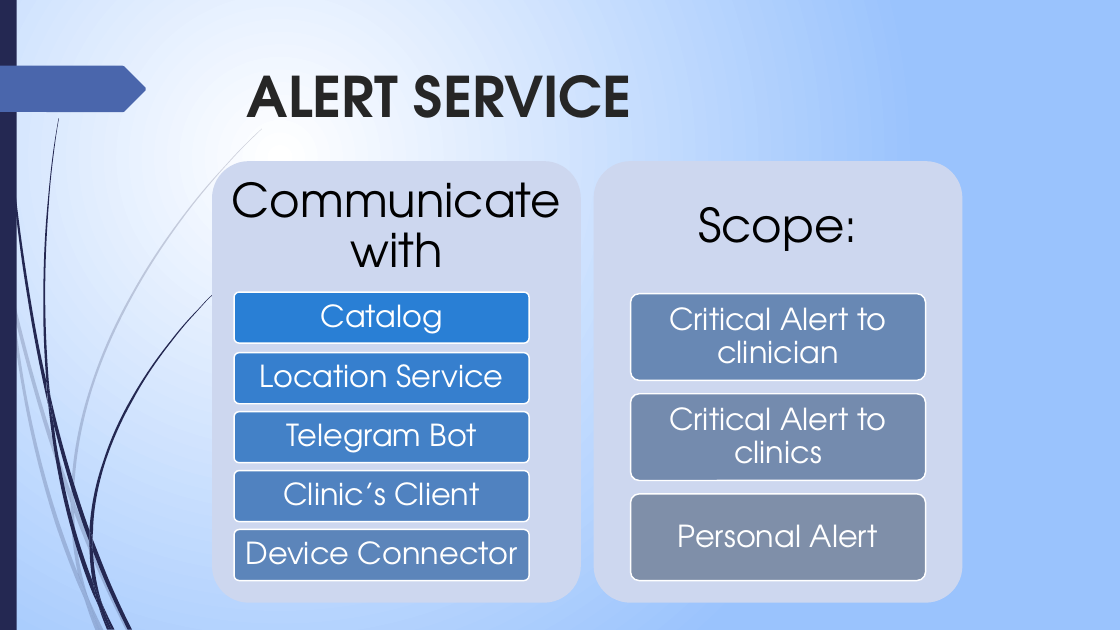
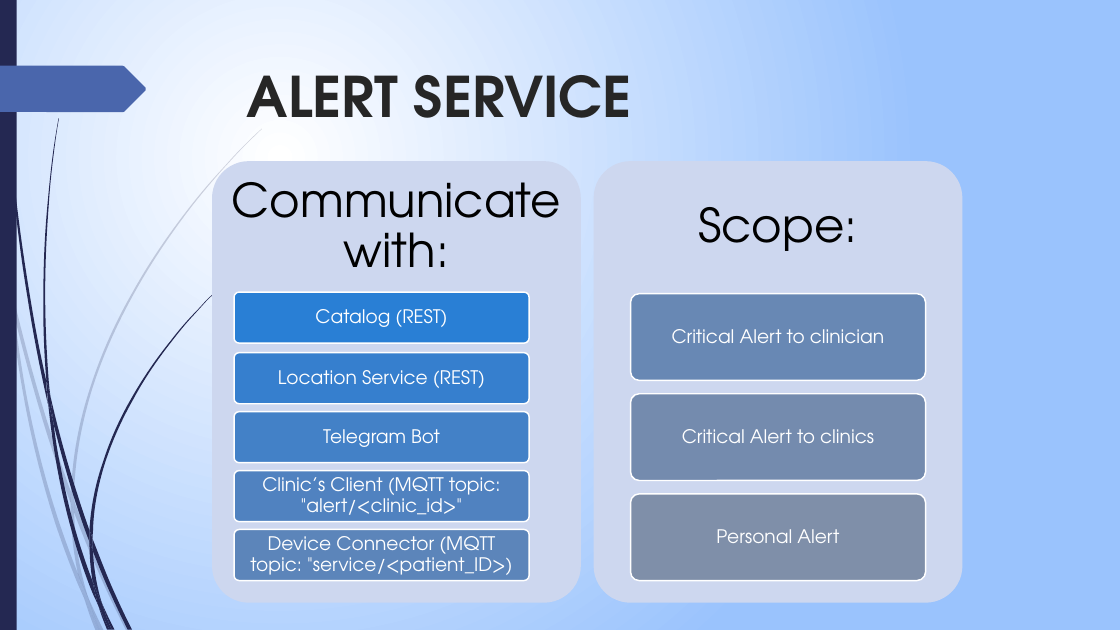
Before and after one commit to edo98811/IoT_project, a slide deck: slide 19 of Documenti/progetto_finale_last.pptx. Drawn at 1120x630 pixels with LibreOffice and Linux fonts; fonts in the diff are those of the drawing. Boxes give left, top, right and bottom in pixels: in the first picture for what was removed or moved away, otherwise in the second. Text is boxed around its words. In the diff, an @@ line names an element or a change of style, - is before the commit and + after.

```diff
--- a/Documenti/progetto_finale_last.pptx
+++ b/Documenti/progetto_finale_last.pptx
@@ text at <box>232,182,561,267</box>: text changed @@
-Communicate with
+Communicate with:
@@ text at <box>315,309,447,327</box>: text changed; size 26 to 16 pt @@
-Catalog
+Catalog (REST)
@@ text at <box>278,370,485,388</box>: text changed; size 26 to 16 pt @@
-Location Service
+Location Service (REST)
@@ text at <box>262,477,501,515</box>: text changed; size 26 to 16 pt @@
-Clinic’s Client
+Clinic’s Client (MQTT topic: "alert/<clinic_id>"
@@ size 26 to 16 pt; less space between paragraphs in 4 elements at <box>323,429,440,447</box>, <box>672,329,884,343</box>, <box>682,429,874,443</box>, <box>716,529,839,543</box> @@
@@ text at <box>250,536,512,575</box>: text changed; size 26 to 16 pt @@
-Device Connector
+Device Connector (MQTT topic: "service/<patient_ID>)
```
Also in this commit, not shown: 7 other slides changed, 1 slide added.
